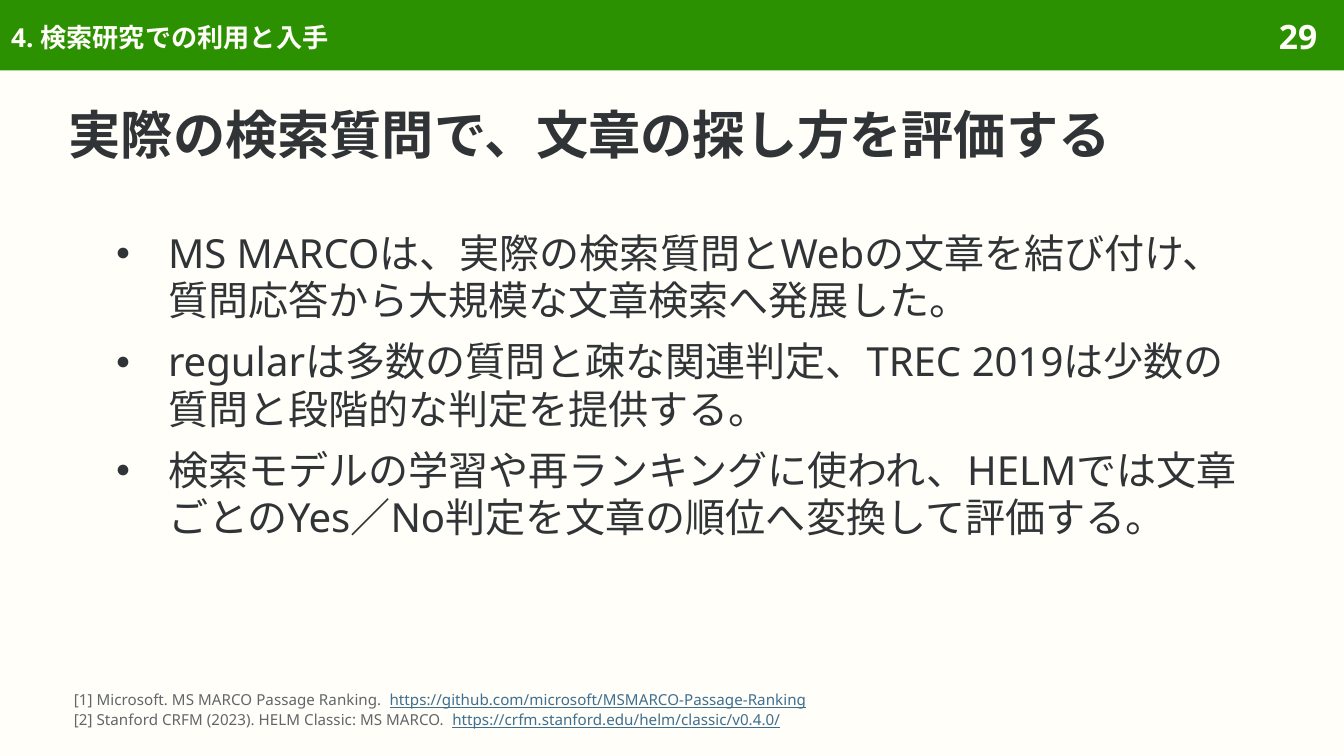
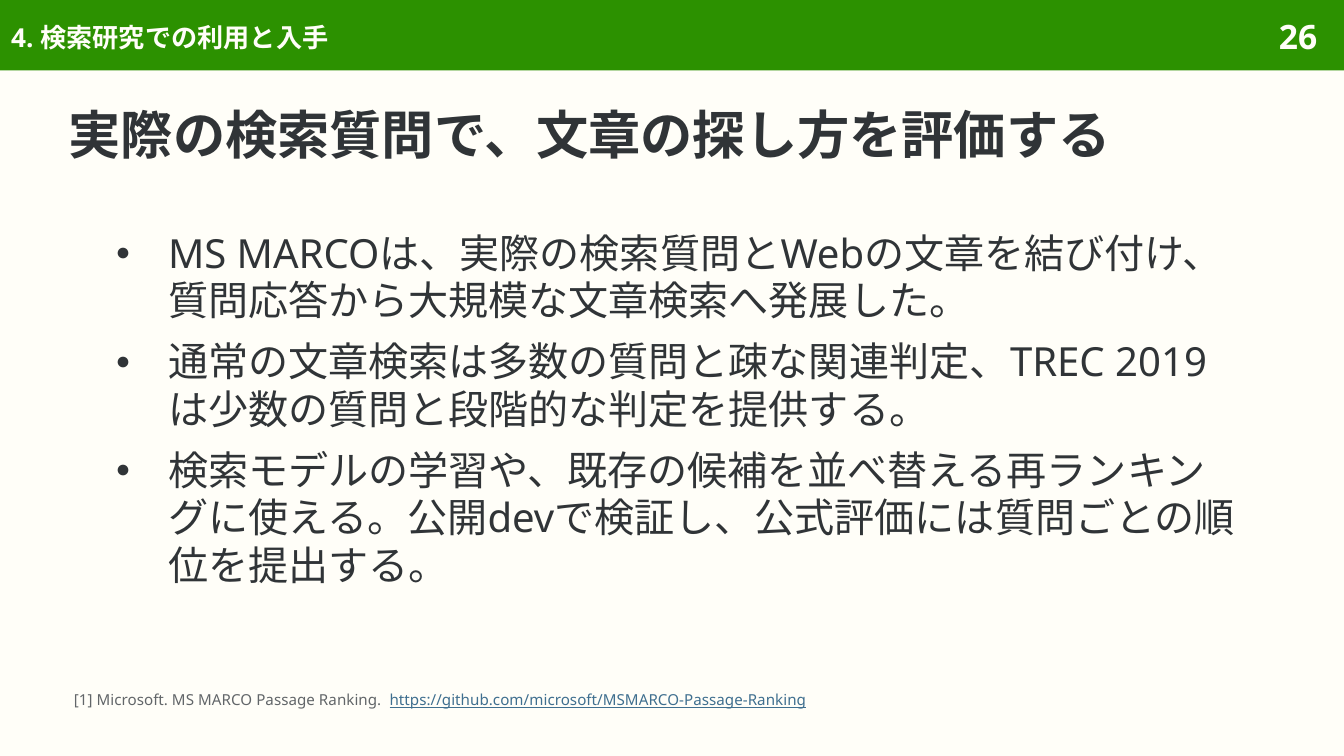
Before and after one commit to sasakiy84/datasets-in-10-minutes, a slide deck: slide 26 of slides/datasets-in-10-minutes-msmarco.pptx (slide 29 before the commit). Drawn at 1344x756 pixels with LibreOffice and Linux fonts; fonts in the diff are those of the drawing. Boxes give left, top, right and bottom in pixels: in the first picture for what was removed or moved away, otherwise in the second. Text is boxed around its words. In the diff, an @@ line names an element or a change of style, - is before the commit and + after.

Commit message:
Center MS MARCO on passage retrieval and original ranking evaluation

```diff
--- a/slides/datasets-in-10-minutes-msmarco.pptx
+++ b/slides/datasets-in-10-minutes-msmarco.pptx
@@ page number at box(1279, 24, 1317, 50): text changed @@
-29
+26
@@ text at box(168, 342, 1235, 584): text changed @@
-● regularは多数の質問と疎な関連判定、TREC 2019は少数の質問と段階的な判定を提供する。
-● 検索モデルの学習や再ランキングに使われ、HELMでは文章ごとのYes／No判定を文章の順位へ変換して評価する。
+● 通常の文章検索は多数の質問と疎な関連判定、TREC 2019は少数の質問と段階的な判定を提供する。
+● 検索モデルの学習や、既存の候補を並べ替える再ランキングに使える。公開devで検証し、公式評価には質問ごとの順位を提出する。
@@ text at box(74, 713, 780, 729): paragraph removed @@
-[2] Stanford CRFM (2023). HELM Classic: MS MARCO. https://crfm.stanford.edu/helm/classic/v0.4.0/
```
Also in this commit, not shown: 32 other slides changed, 6 slides removed, 55 other files.
